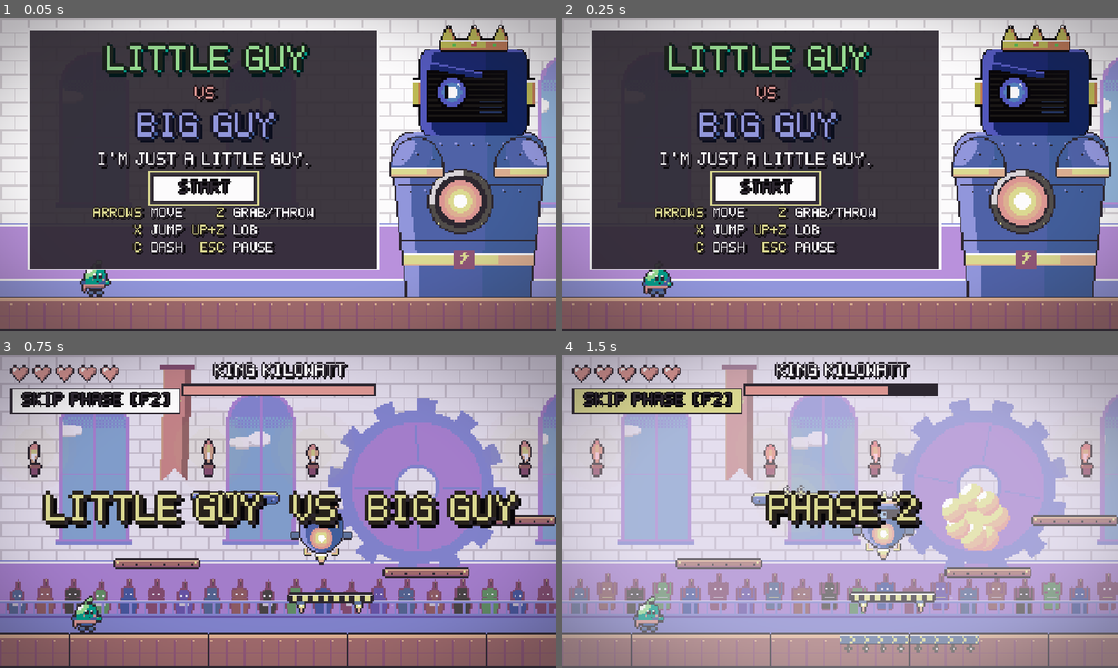
Above: before the commit, frames 1-4 (two rows, left to right).
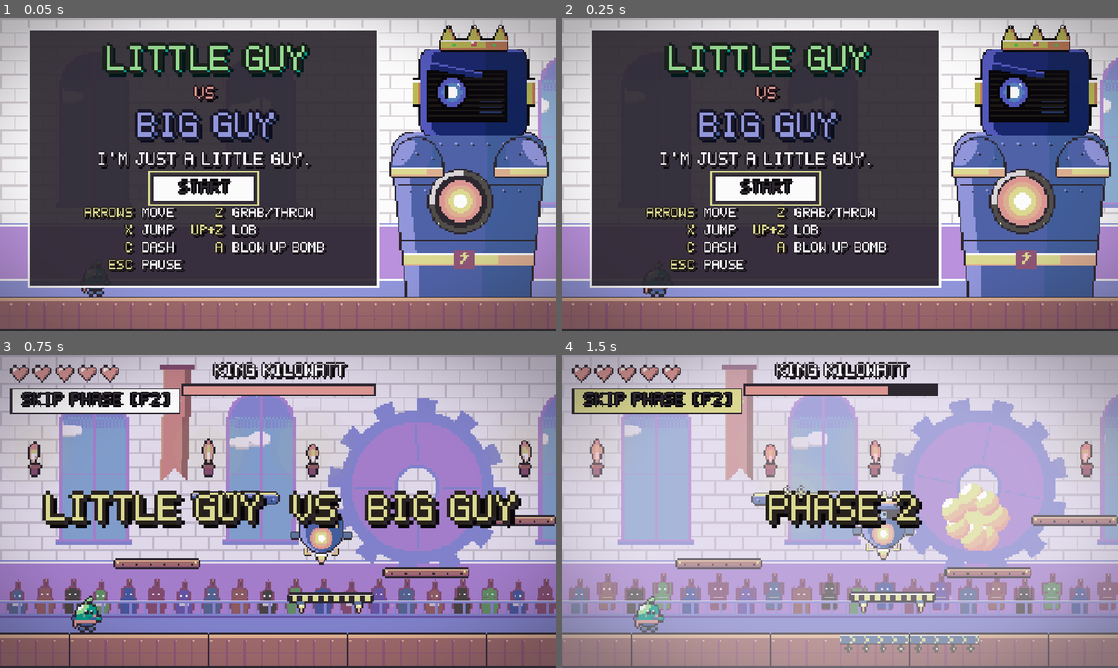
Above: after the commit, the same moments.

Repository: arnavaggarwal-dev/gamejamgamejam
Game: Godot game, scene res://scenes/title.tscn
The game is run twice, just before and just after one commit, with the same random seed, the same clock (stepped at 60 frames per second) and the same inputs.
Inputs:
- Up to frame 1 (0.05 s): no input
- Up to frame 2 (0.25 s): no input
- Up to frame 3 (0.75 s): click "START" at 0.5 s
- Up to frame 4 (1.5 s): click "SKIP PHASE [F2]" at 1.25 s

The runs differ from the first frame. In frame 1, 5.6% of the frame differs, in the area x 5-69%, y 60-87%; in frame 2, 5.6%; in frame 3, nothing differs; in frame 4, nothing differs.

Commit message:
lwk forgor commits

Diff:
--- a/project.godot
+++ b/project.godot
@@ -61,6 +61,12 @@
 , Object(InputEventJoypadButton,"resource_local_to_scene":false,"resource_name":"","device":-1,"button_index":10,"pressure":0.0,"pressed":true,"script":null)
 ]
 }
+detonate={
+"deadzone": 0.2,
+"events": [Object(InputEventKey,"resource_local_to_scene":false,"resource_name":"","device":-1,"window_id":0,"alt_pressed":false,"shift_pressed":false,"ctrl_pressed":false,"meta_pressed":false,"pressed":false,"keycode":0,"physical_keycode":65,"key_label":0,"unicode":0,"location":0,"echo":false,"script":null)
+, Object(InputEventJoypadButton,"resource_local_to_scene":false,"resource_name":"","device":-1,"button_index":3,"pressure":0.0,"pressed":true,"script":null)
+]
+}
 aim_up={
 "deadzone": 0.2,
 "events": [Object(InputEventKey,"resource_local_to_scene":false,"resource_name":"","device":-1,"window_id":0,"alt_press …(195 unchanged characters)…
--- a/scenes/boss/bomb.gd
+++ b/scenes/boss/bomb.gd
@@ -1,6 +1,7 @@
 class_name Bomb
 extends RigidBody2D
-## Lobbed by the boss. The player picks it up and throws it back at the boss's core.
+## Lobbed by the boss. The player picks it up and throws it back at the boss's core. Its blast
+## never hurts the player: it bounces him away (Player.blast_from), so a bomb is a rocket jump.
 
 const LAYER_BOMB := 4  # physics layer 3 "bomb"
 const EXPLOSION := preload("res://scenes/fx/explosion.tscn")
@@ -8,6 +9,7 @@
 const PIT_Y := 900.0
 const GROUND_DRAG := 350.0  # px/s² while touching a surface; rolling has no friction of its own
 const SPIN := 12.0  # rad/s while airborne
+const BLAST_REACH := 150.0  # px from the blast that bounces the player (times size)
 
 var thrown := false
 var exploded := false
@@ -15,14 +17,12 @@
 
 @onready var art: Node2D = $Art
 @onready var arrow: Node2D = $Arrow
-@onready var blast_shape: CollisionShape2D = $BlastArea/CollisionShape2D
 @onready var particles: CPUParticles2D = $CPUParticles2D
 
 
 func _ready() -> void:
 	art.scale *= size
 	$CollisionShape2D.scale *= size
-	blast_shape.scale *= size
 	particles.scale_amount_min *= size
 	particles.scale_amount_max *= size
 	$FuseTimer.timeout.connect(explode)
@@ -72,16 +72,14 @@
 	get_tree().call_group("camera", "hitstop", 0.04)
 	art.hide()
 	arrow.hide()
-	blast_shape.set_deferred("disabled", false)
 	particles.emitting = true
 	var boom: Node2D = EXPLOSION.instantiate()
 	get_parent().add_child.call_deferred(boom)
 	boom.position = position
 	boom.scale = Vector2.ONE * size
 	get_tree().call_group("camera", "shake", 10.0)
-	await get_tree().create_timer(0.15).timeout
-	blast_shape.set_deferred("disabled", true)
-	await get_tree().create_timer(0.6).timeout
+	get_tree().call_group("player", "blast_from", global_position, BLAST_REACH * size)
+	await get_tree().create_timer(0.75).timeout
 	queue_free()
 
 
--- a/scenes/boss/bomb.tscn
+++ b/scenes/boss/bomb.tscn
@@ -10,9 +10,6 @@
 
 [sub_resource type="CircleShape2D" id="CircleShape2D_body"]
 radius = 20.0
-
-[sub_resource type="CircleShape2D" id="CircleShape2D_blast"]
-radius = 90.0
 
 [sub_resource type="Animation" id="Animation_fuse"]
 resource_name = "fuse"
@@ -69,15 +66,6 @@
 one_shot = true
 autostart = true
 
-[node name="BlastArea" type="Area2D" parent="."]
-collision_layer = 8
-collision_mask = 0
-monitoring = false
-
-[node name="CollisionShape2D" type="CollisionShape2D" parent="BlastArea"]
-shape = SubResource("CircleShape2D_blast")
-disabled = true
-
 [node name="CPUParticles2D" type="CPUParticles2D" parent="."]
 z_index = 6
 emitting = false
--- a/scenes/player/player.gd
+++ b/scenes/player/player.gd
@@ -18,6 +18,7 @@
 const SLIME := preload("res://scenes/fx/slime.tscn")
 const GHOST := preload("res://scenes/fx/afterimage.tscn")
 const HARD_LANDING := 1500.0  # px/s fall speed for the biggest landing squash
+const BOMB_BOUNCE := Vector2(650.0, -1150.0)  # off a blast: sideways away from it (at most), always this fast up
 
 @export var speed := 330.0
 @export var accel := 2600.0
@@ -42,6 +43,7 @@
 var _dash_dir := Vector2.RIGHT
 var _dash_grounded := false  # started on the floor (and not upward): you can still jump out of it
 var frozen := false  # cutscenes: no control and no harm, he just stands and watches
+var _thrown: Bomb = null  # the last bomb he threw, for [A] to set off
 
 @onready var art: Node2D = $Art
 @onready var flip: Node2D = $Art/Flip
@@ -127,6 +129,8 @@
 			_throw()
 		else:
 			_grab()
+	if Input.is_action_just_pressed("detonate"):
+		_detonate()
 	if held_bomb:
 		held_bomb.global_position = hold_point.global_position + Vector2(0.0, -24.0 * (held_bomb.size - 1.0))  # a big bomb sits higher
 	_update_aim()
@@ -252,8 +256,33 @@
 
 func _throw() -> void:
 	held_bomb.throw(_throw_velocity())
+	_thrown = held_bomb
 	held_bomb = null
 	juice.play(&"throw")
+
+
+## [A]: sets a bomb off right now: the one in his hands (overhead, so it rockets him straight
+## up), else the last one he threw.
+func _detonate() -> void:
+	var bomb: Bomb = held_bomb if held_bomb else _thrown
+	if is_instance_valid(bomb) and not bomb.exploded:
+		bomb.explode()
+
+
+## Bomb blasts never hurt the little guy. One within reach bounces him away from it, always
+## upward, and gives him back his air jump and dash: a bomb under him is a rocket jump.
+func blast_from(at: Vector2, reach: float) -> void:
+	var away := global_position - at
+	if _dead or frozen or away.length() > reach:
+		return
+	if dashing:
+		_cancel_dash()
+	velocity = Vector2(clampf(away.x / reach, -1.0, 1.0) * BOMB_BOUNCE.x, BOMB_BOUNCE.y)
+	_coyote = 0.0
+	_air_jump_ready = true
+	_air_dash_ready = true
+	juice.play(&"jump")
+	_puff(SLIME, _feet())
 
 
 ## Predicts the bomb's flight with the same gravity the RigidBody2D will feel.
--- a/scenes/title.tscn
+++ b/scenes/title.tscn
@@ -150,6 +150,18 @@
 theme_override_font_sizes/font_size = 28
 text = "DASH"
 
+[node name="KeyBoom" type="Label" parent="Card/VBox/Controls"]
+layout_mode = 2
+theme_override_colors/font_color = Color(0.859, 0.851, 0.569, 1)
+theme_override_font_sizes/font_size = 28
+text = "A"
+horizontal_alignment = 2
+
+[node name="ActionBoom" type="Label" parent="Card/VBox/Controls"]
+layout_mode = 2
+theme_override_font_sizes/font_size = 28
+text = "BLOW UP BOMB"
+
 [node name="Key5" type="Label" parent="Card/VBox/Controls"]
 layout_mode = 2
 theme_override_colors/font_color = Color(0.859, 0.851, 0.569, 1)
--- a/scenes/tutorial.gd
+++ b/scenes/tutorial.gd
@@ -189,7 +189,7 @@
 	if is_instance_valid(held):
 		var fuse: Timer = held.get_node("FuseTimer")
 		if not fuse.is_stopped() and fuse.time_left < 1.3:
-			_tip("hot_bomb", "THROW IT NOW!  IT'S ABOUT TO BLOW!")
+			_tip("hot_bomb", "IT'S ABOUT TO BLOW!  THROW IT, OR [A] TO BOUNCE OFF IT!")
 
 
 func _on_attack_started(attack: StringName) -> void:
--- a/tests/test_logic.gd
+++ b/tests/test_logic.gd
@@ -90,6 +90,22 @@
 	check(player.hp == 0 and died[0], "losing the last heart emits died")
 	player.reset(Vector2(100, 100))
 	check(player.hp == Player.MAX_HP and player.visible, "reset refills hearts and shows the player")
+	var bomb: Bomb = load("res://scenes/boss/bomb.tscn").instantiate()
+	root.add_child(bomb)
+	bomb.global_position = player.hold_point.global_position
+	bomb.pick_up()
+	player.held_bomb = bomb
+	player.invuln.stop()
+	Input.action_press("detonate")
+	await physics_frame
+	Input.action_release("detonate")
+	check(bomb.exploded and player.hp == Player.MAX_HP and player.velocity.y < -1000.0, "[A] blows up the bomb in his hands: he rockets up, unhurt")
+	player.velocity = Vector2.ZERO
+	player.blast_from(player.global_position + Vector2(100, 40), 150.0)
+	check(player.velocity.x < -300.0 and player.velocity.y < -1000.0, "a blast beside him bounces him up and away from it")
+	player.velocity = Vector2.ZERO
+	player.blast_from(player.global_position + Vector2(400, 0), 150.0)
+	check(player.velocity == Vector2.ZERO, "a far blast leaves him alone")
 	player.queue_free()
 	await process_frame
 
